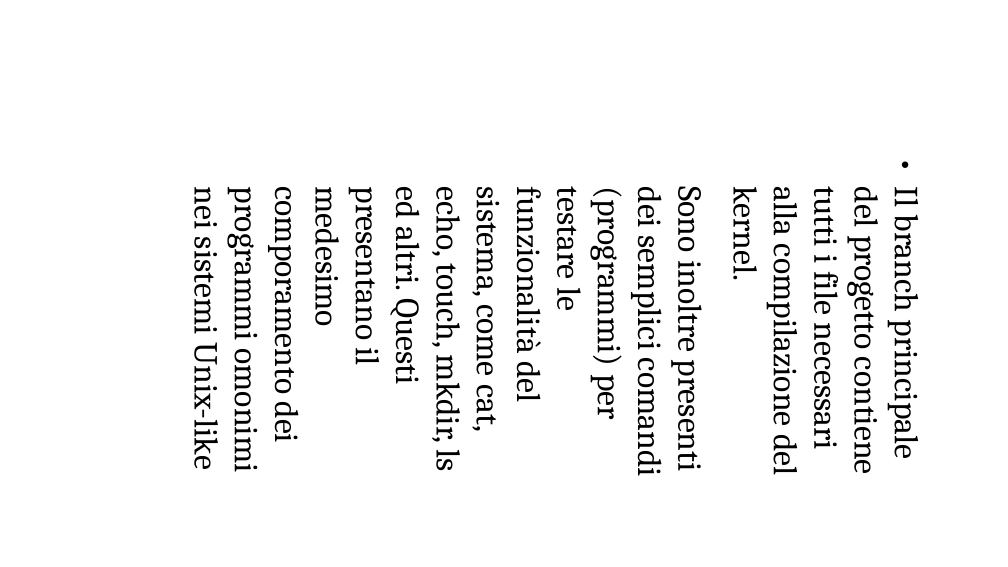
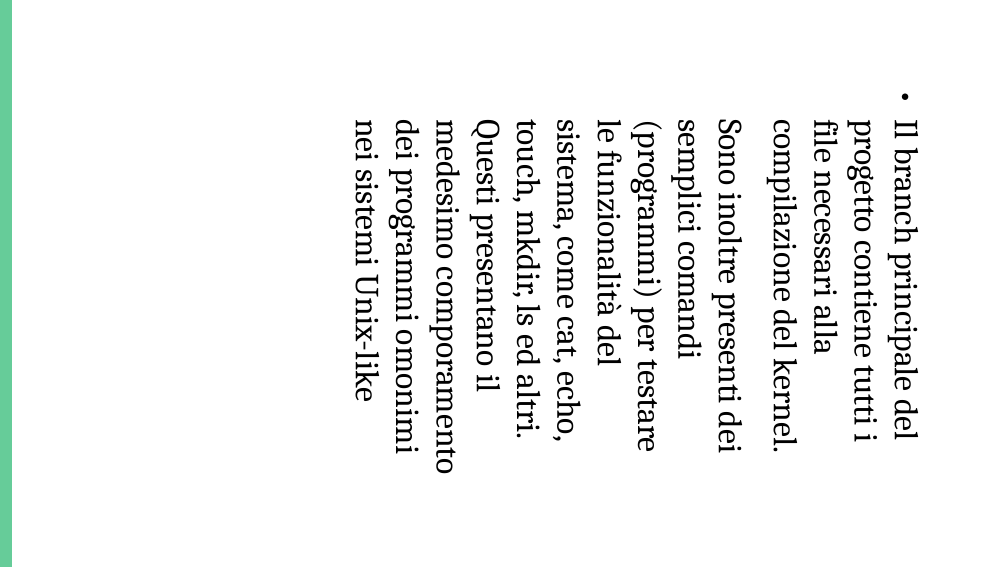
Before and after one commit to ProgrammazioneDiSistema2023-IA-ZZ/Group04, a slide deck: slide 3 of MentOS.odp. Drawn at 1008x567 pixels with LibreOffice and Linux fonts; fonts in the diff are those of the drawing. Boxes give left, top, right and bottom in pixels: in the first picture for what was removed or moved away, otherwise in the second. Text is boxed around its words. In the diff, an @@ line names an element or a change of style, - is before the commit and + after.

```diff
--- a/MentOS.odp
+++ b/MentOS.odp
@@ rectangle added at (0, 0, 12, 567), fill #66CC99 @@
@@ text "Il branch principale del progetto ..." rewrapped from (186, 189, 931, 474) to (347, 121, 931, 469) @@
```
Also in this commit, not shown: 7 other slides changed, 1 other file.
